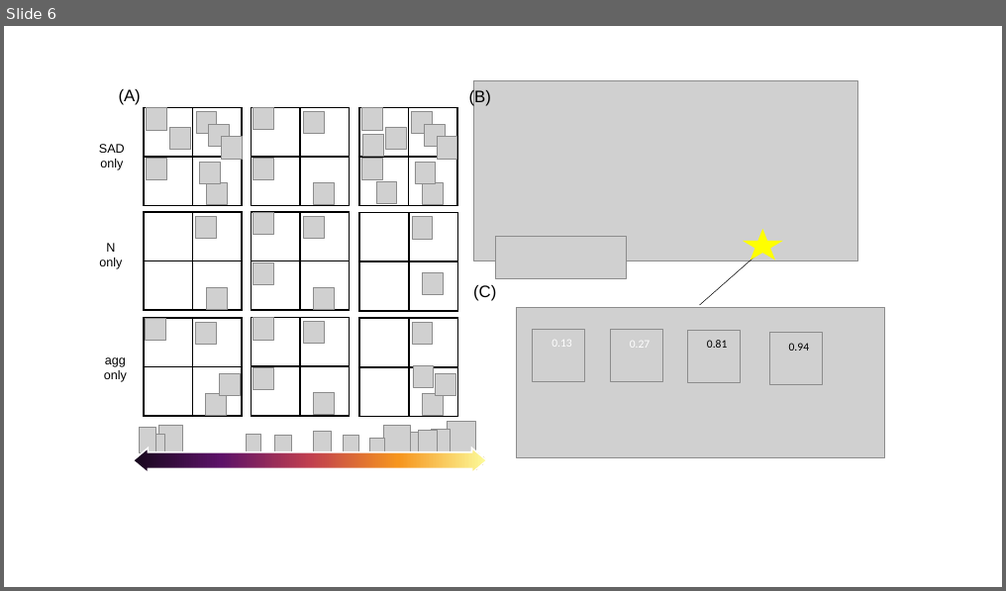
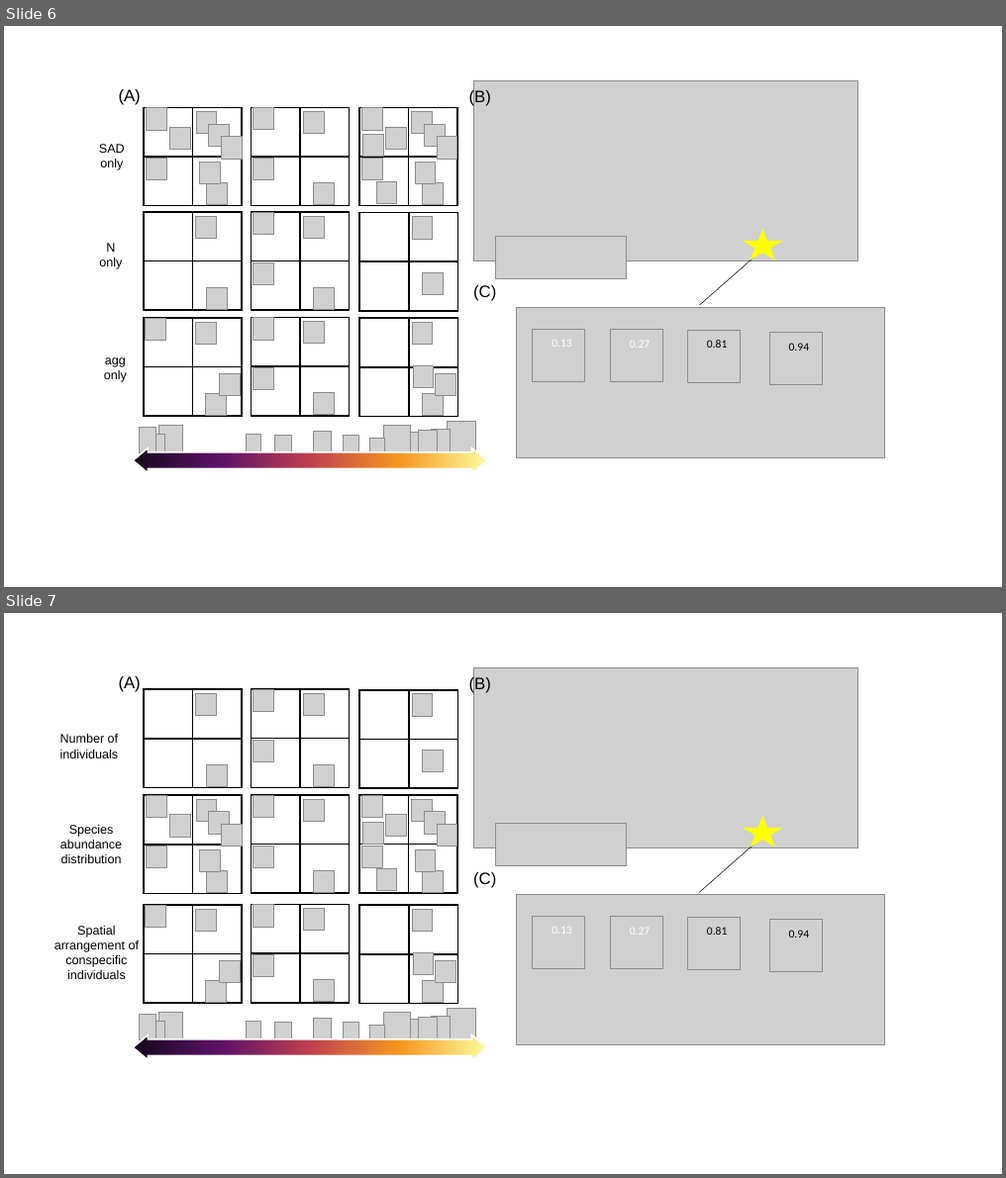
Before and after one commit to coreytcallaghan/bird_diversity_MoB, a slide deck: Figures/Figure_1_stuff.pptx. Shown one above the other, each under a label of ours: slide 6 before the commit, slides 6 and 7 after it. The pictures are 1006x591 and 1006x1178 pixels, drawn with LibreOffice and Linux fonts; fonts in the diff are those of the drawing; grey boxes stand for pictures; background and template pictures are left out. Boxes give left, top, right and bottom in pixels: in the first picture for what was removed or moved away, otherwise in the second. Text is boxed around its words. In the diff, an @@ line names an element or a change of style, - is before the commit and + after.

```diff
--- a/Figures/Figure_1_stuff.pptx
+++ b/Figures/Figure_1_stuff.pptx
@@ slide 7 added at [4, 613, 1002, 1174], background #FFFFFF @@
@@ picture added at [473, 667, 857, 848] @@
@@ text added at [119, 676, 141, 692], 16 pt, text #000000 @@
+(A)
@@ group added at [144, 689, 242, 787]: 2 lines, 2 pictures, 1 rectangle @@
@@ group added at [252, 689, 350, 787]: 4 pictures, 2 lines, 1 rectangle @@
@@ group added at [359, 690, 457, 788]: 2 lines, 2 pictures, 1 rectangle @@
@@ text added at [469, 675, 491, 693], 16 pt, text #000000 @@
+(B)
@@ text added at [60, 734, 119, 759], 12 pt, text #000000 @@
+Number of individuals
@@ group added at [252, 795, 350, 894]: 4 pictures, 2 lines, 1 rectangle @@
@@ star added at [745, 817, 782, 847], fill #FFFF00, outline #FFFF00 1 pt @@
@@ text added at [60, 825, 122, 863], 12 pt, text #000000 @@
+Species abundance distribution
@@ group added at [144, 796, 242, 894]: 8 pictures, 2 lines, 1 rectangle @@
@@ picture added at [496, 823, 626, 866] @@
@@ line added from (764, 835) to (699, 892), #000000 0.5 pt @@
@@ group added at [359, 795, 457, 894]: 10 pictures, 2 lines, 1 rectangle @@
@@ text added at [473, 872, 496, 888], 16 pt, text #000000 @@
+(C)
@@ group added at [252, 905, 350, 1003]: 4 pictures, 2 lines, 1 rectangle @@
@@ picture added at [516, 894, 885, 1045] @@
@@ text added at [54, 926, 139, 979], 12 pt, text #000000 @@
+Spatial arrangement of conspecific individuals
@@ picture added at [533, 916, 585, 968] @@
@@ text added at [551, 927, 571, 934], 11 pt, text #FFFFFF @@
+0.13
@@ picture added at [611, 916, 662, 968] @@
@@ text added at [630, 929, 649, 935], 11 pt, text #FFFFFF @@
+0.27
@@ picture added at [688, 918, 741, 970] @@
@@ text added at [707, 927, 727, 935], 11 pt, text #000000 @@
+0.81
@@ picture added at [770, 919, 823, 971] @@
@@ text added at [789, 930, 809, 938], 11 pt, text #000000 @@
+0.94
@@ group added at [144, 905, 242, 1004]: 4 pictures, 2 lines, 1 rectangle @@
@@ group added at [359, 905, 457, 1004]: 4 pictures, 2 lines, 1 rectangle @@
@@ group added at [133, 1009, 487, 1060]: 13 pictures, 1 left right arrow @@
```
Also in this commit, not shown: 10 other files.
